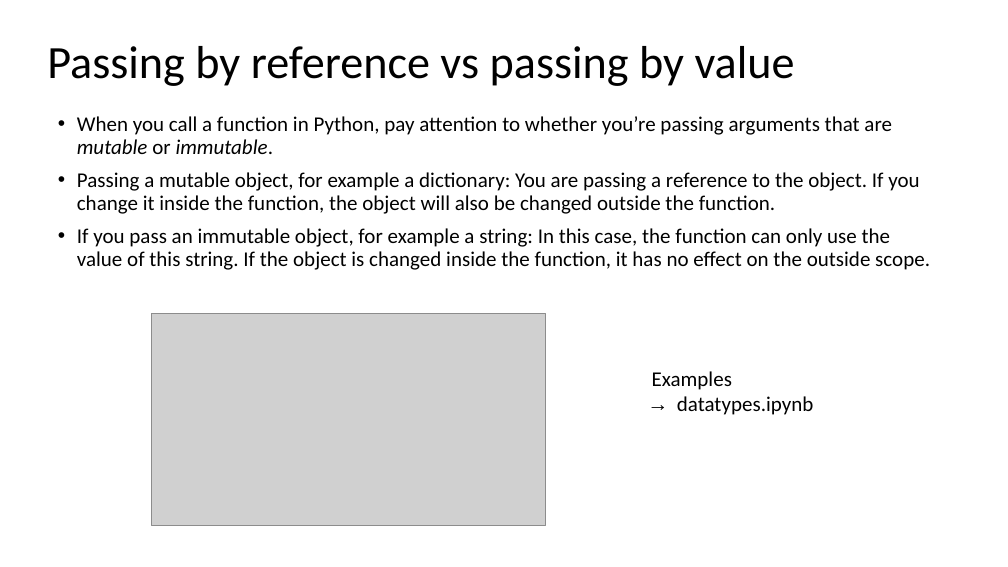
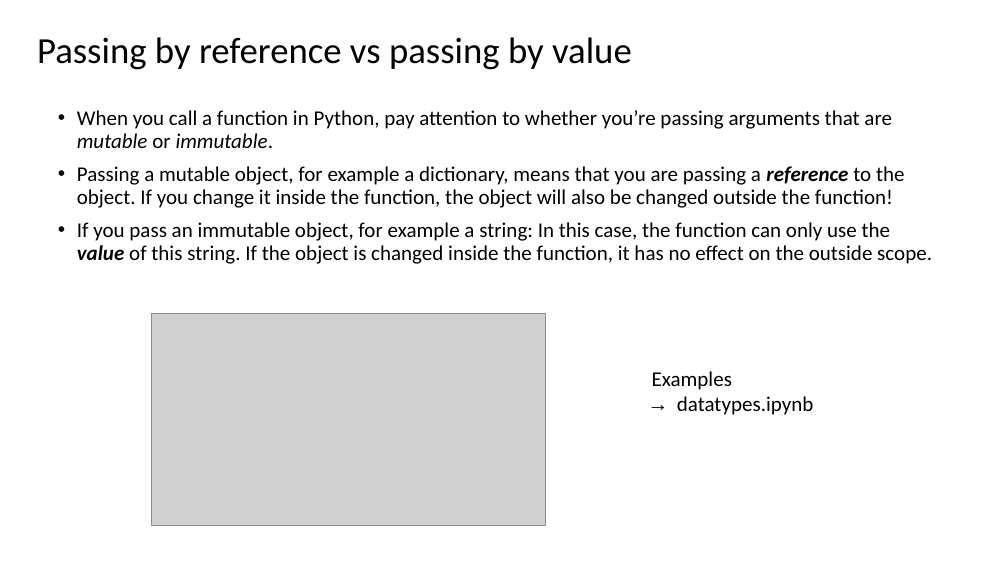
Before and after one commit to btitze/python-course, a slide deck: slide 7 of data_handling_and_analysis/Python Workshop - Data Handling and Analysis.pptx. Drawn at 1008x567 pixels with LibreOffice and Linux fonts; fonts in the diff are those of the drawing; grey boxes stand for pictures. Boxes give left, top, right and bottom in pixels: in the first picture for what was removed or moved away, otherwise in the second. Text is boxed around its words. In the diff, an @@ line names an element or a change of style, - is before the commit and + after.

Commit message:
Update presentation and move csv files to data subfolder

```diff
--- a/data_handling_and_analysis/Python Workshop - Data Handling and Analysis.pptx
+++ b/data_handling_and_analysis/Python Workshop - Data Handling and Analysis.pptx
@@ title "Passing by reference vs passing ...": place and size @@
-title "Passing by reference vs passing ..." at bbox=[47, 46, 795, 86]
+title "Passing by reference vs passing ..." at bbox=[37, 37, 632, 70]
@@ title "Passing by reference vs passing ..." at bbox=[37, 37, 632, 70]: size 44 to 35 pt @@
@@ text at bbox=[77, 166, 905, 208]: text changed @@
-• Passing a mutable object, for example a dictionary: You are passing a reference to the object. If you change it inside the function, the object will also be changed outside the function.
+• Passing a mutable object, for example a dictionary, means that you are passing a reference to the object. If you change it inside the function, the object will also be changed outside the function!
@@ text at bbox=[77, 222, 932, 264]: bold on, italic on in "value" @@
```
Also in this commit, not shown: 9 other slides changed, 4 other files.
